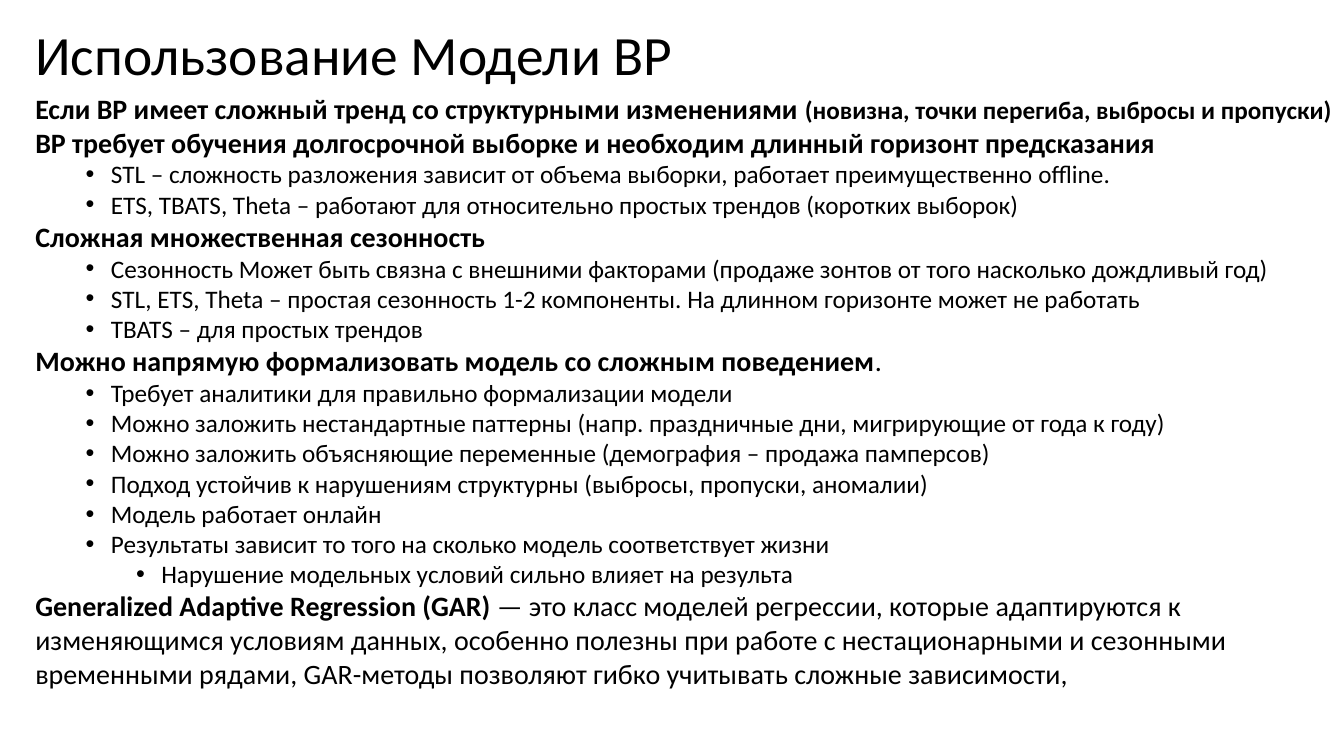
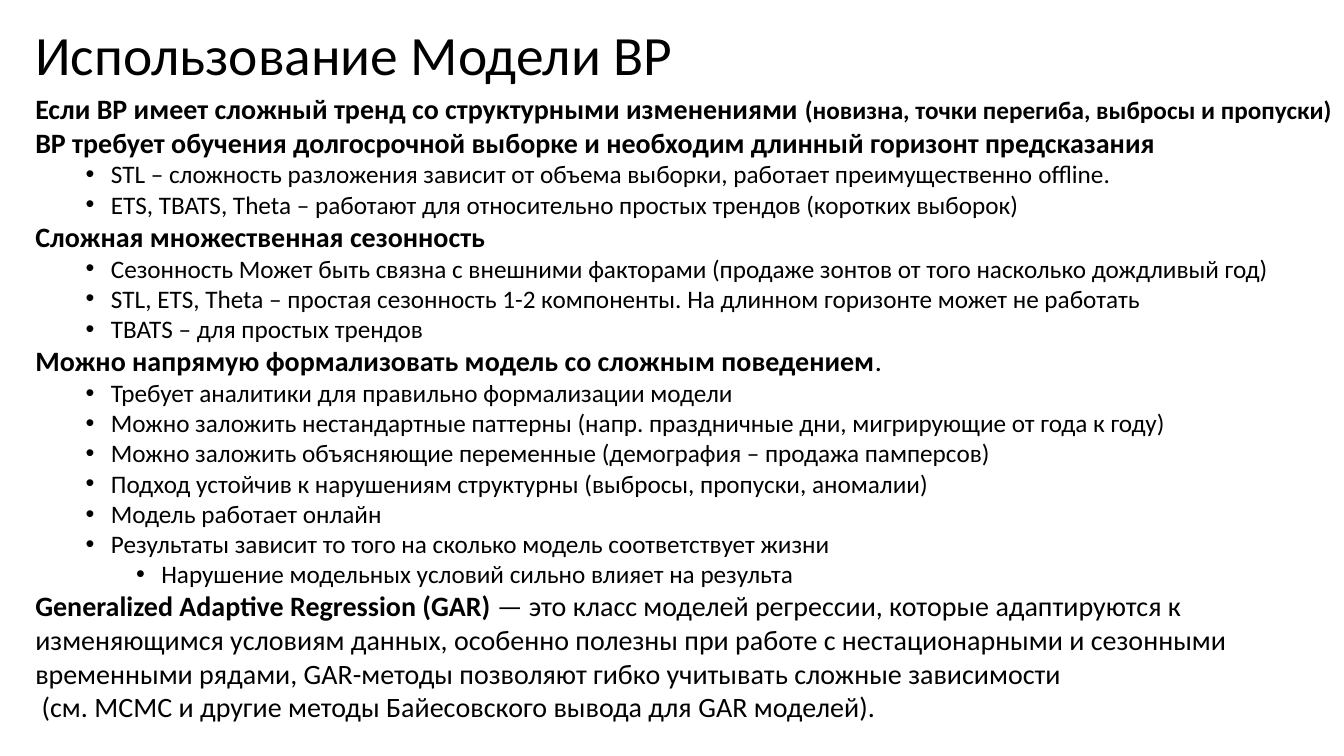
Before and after one commit to MVRonkin/TimeSeriesCourse, a slide deck: slide 25 of Last/LEC/03-1_ExpSmooth.pptx (slide 24 before the commit). Drawn at 1344x756 pixels with LibreOffice and Linux fonts; fonts in the diff are those of the drawing. Boxes give left, top, right and bottom in pixels: in the first picture for what was removed or moved away, otherwise in the second. Text is boxed around its words. In the diff, an @@ line names an element or a change of style, - is before the commit and + after.

```diff
--- a/Last/LEC/03-1_ExpSmooth.pptx
+++ b/Last/LEC/03-1_ExpSmooth.pptx
@@ text at [35, 595, 1226, 722]: text changed @@
-Generalized Adaptive Regression (GAR) — это класс моделей регрессии, которые адаптируются к изменяющимся условиям данных, особенно полезны при работе с нестационарными и сезонными временными рядами, GAR-методы позволяют гибко учитывать сложные зависимости,
+Generalized Adaptive Regression (GAR) — это класс моделей регрессии, которые адаптируются к изменяющимся условиям данных, особенно полезны при работе с нестационарными и сезонными временными рядами, GAR-методы позволяют гибко учитывать сложные зависимости
+(см. MCMC и другие методы Байесовского вывода для GAR моделей).
```
Also in this commit, not shown: 3 other slides changed, 1 slide added, 2 other files.
